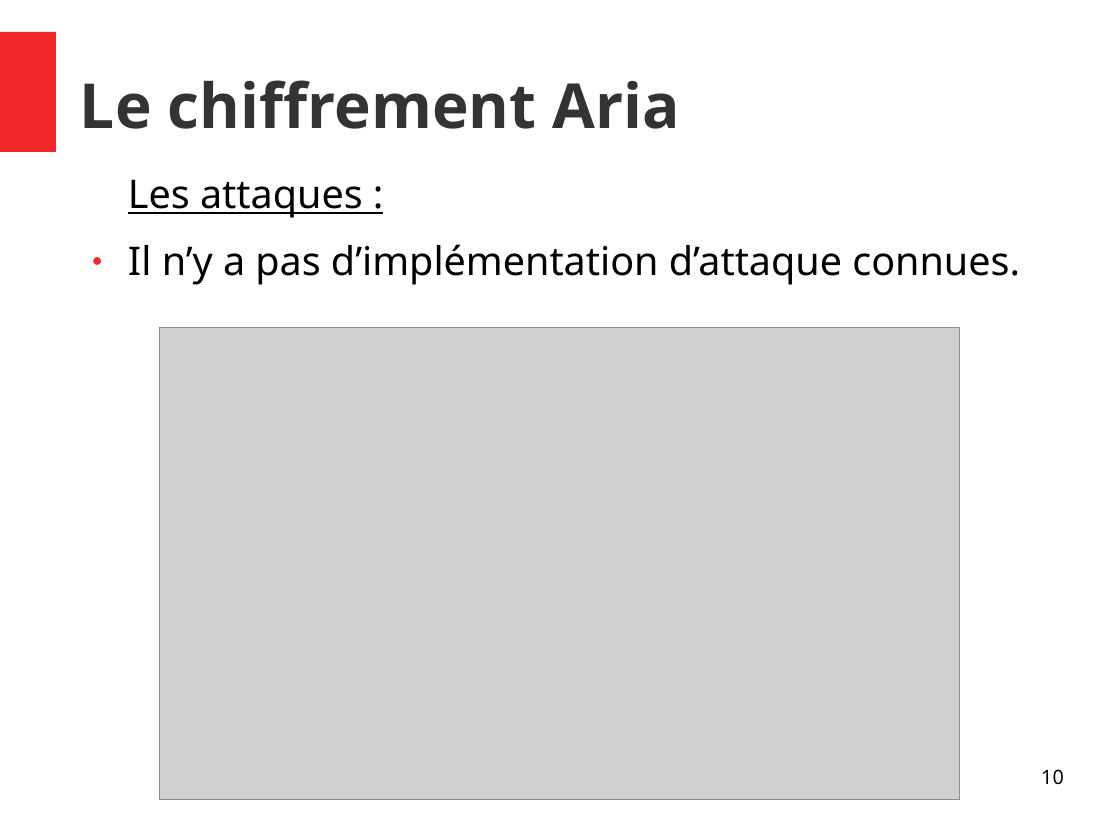
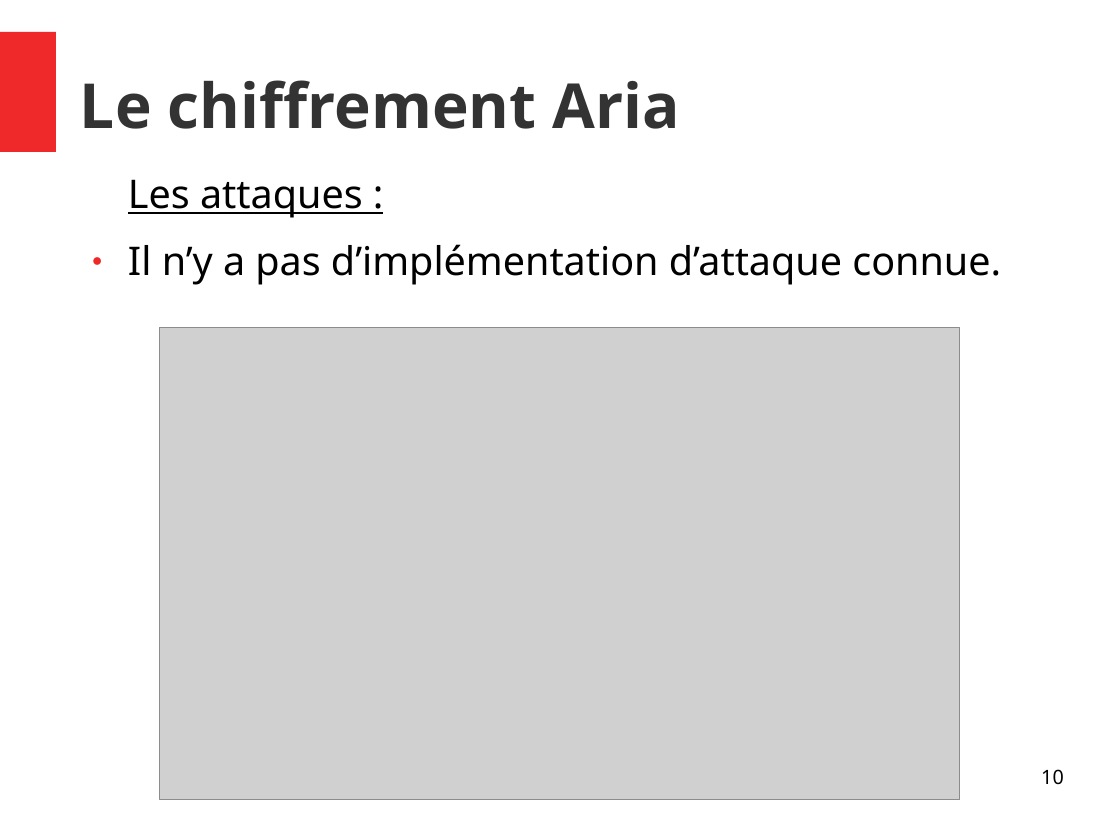
Before and after one commit to Allard-Chris/Aria, a slide deck: slide 10 of docs/[M2CSI]_ICP_Aria_Allard_Aulagnier.odp. Drawn at 1120x840 pixels with LibreOffice and Linux fonts; fonts in the diff are those of the drawing; grey boxes stand for pictures. Boxes give left, top, right and bottom in pixels: in the first picture for what was removed or moved away, otherwise in the second. Text is boxed around its words. In the diff, an @@ line names an element or a change of style, - is before the commit and + after.

```diff
--- a/docs/[M2CSI]_ICP_Aria_Allard_Aulagnier.odp
+++ b/docs/[M2CSI]_ICP_Aria_Allard_Aulagnier.odp
@@ text at [128,244,1001,285]: text changed @@
-● Il n’y a pas d’implémentation d’attaque connues.
+● Il n’y a pas d’implémentation d’attaque connue.
```
Also in this commit, not shown: 8 other slides changed, 2 slides removed.
